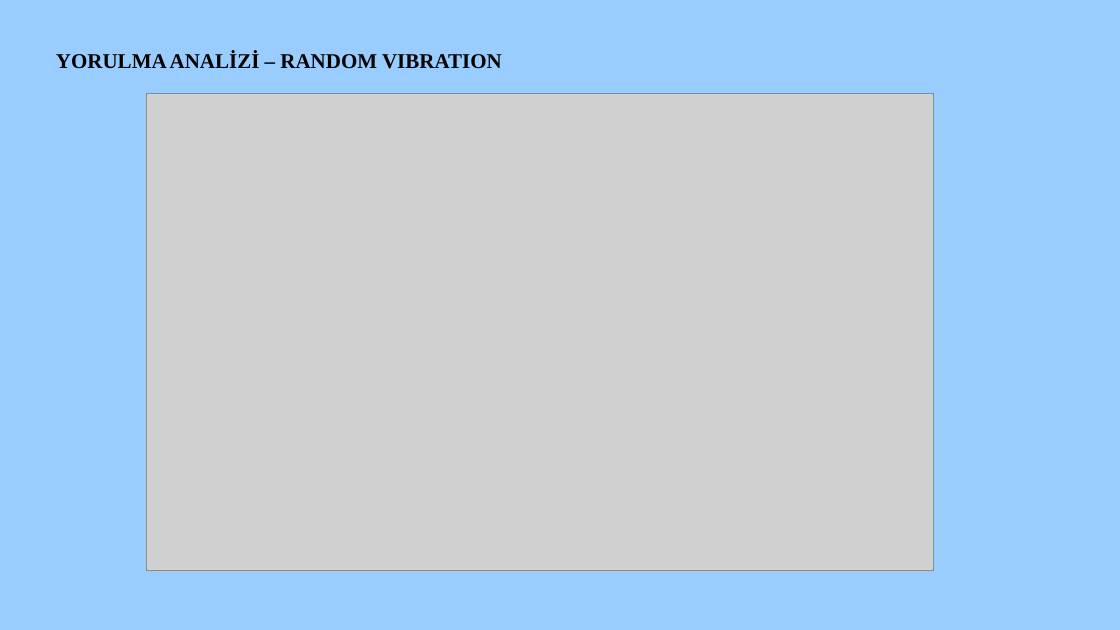
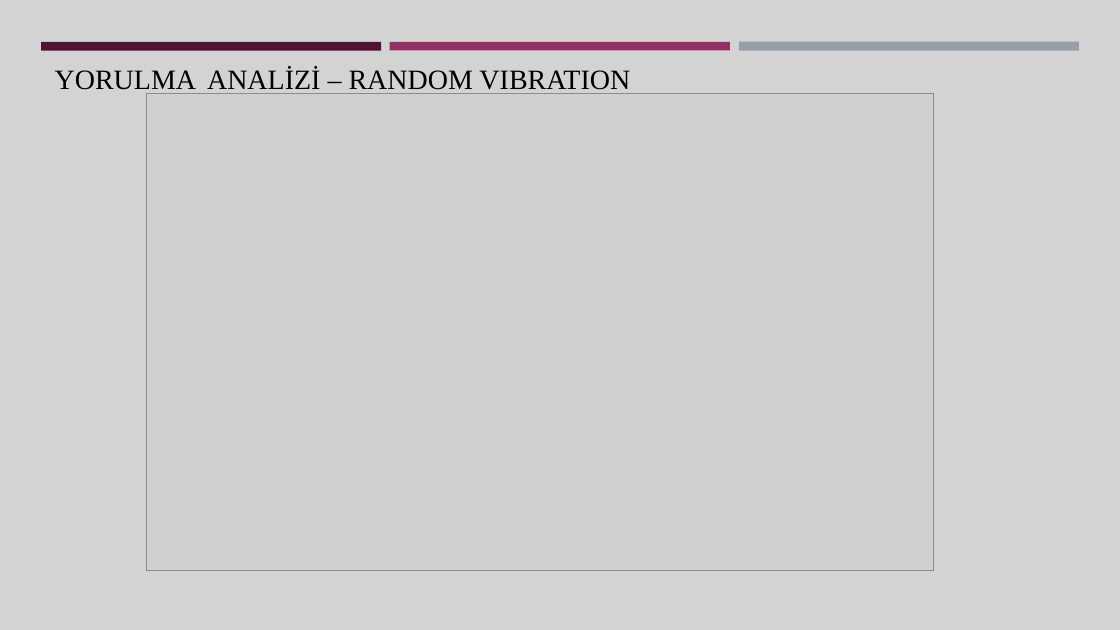
Before and after one commit to Gamze1304/black, a slide deck: slide 9 of Gamze Saçmaözü aselsan sunum.pptx (slide 7 before the commit). Drawn at 1120x630 pixels with LibreOffice and Linux fonts; fonts in the diff are those of the drawing; grey boxes stand for pictures. Boxes give left, top, right and bottom in pixels: in the first picture for what was removed or moved away, otherwise in the second. Text is boxed around its words. In the diff, an @@ line names an element or a change of style, - is before the commit and + after.

```diff
--- a/Gamze Saçmaözü aselsan sunum.pptx
+++ b/Gamze Saçmaözü aselsan sunum.pptx
@@ background #99CCFF to #D3D3D3 @@
@@ rectangle added at (x1=41, y1=42, x2=381, y2=50), fill #4D1434 @@
@@ text "YORULMA ANALİZİ – RANDOM VIBRATION" moved from (x1=56, y1=51, x2=502, y2=69) to (x1=55, y1=67, x2=630, y2=94) @@
@@ text "YORULMA ANALİZİ – RANDOM VIBRATION" at (x1=55, y1=67, x2=630, y2=94): size 18 to 24 pt, bold off @@
@@ rectangle added at (x1=390, y1=42, x2=730, y2=50), fill #903163 @@
@@ rectangle added at (x1=739, y1=42, x2=1079, y2=51), fill #969FA7 @@
```
Also in this commit, not shown: 6 other slides changed, 17 slides added, 1 slide removed.
